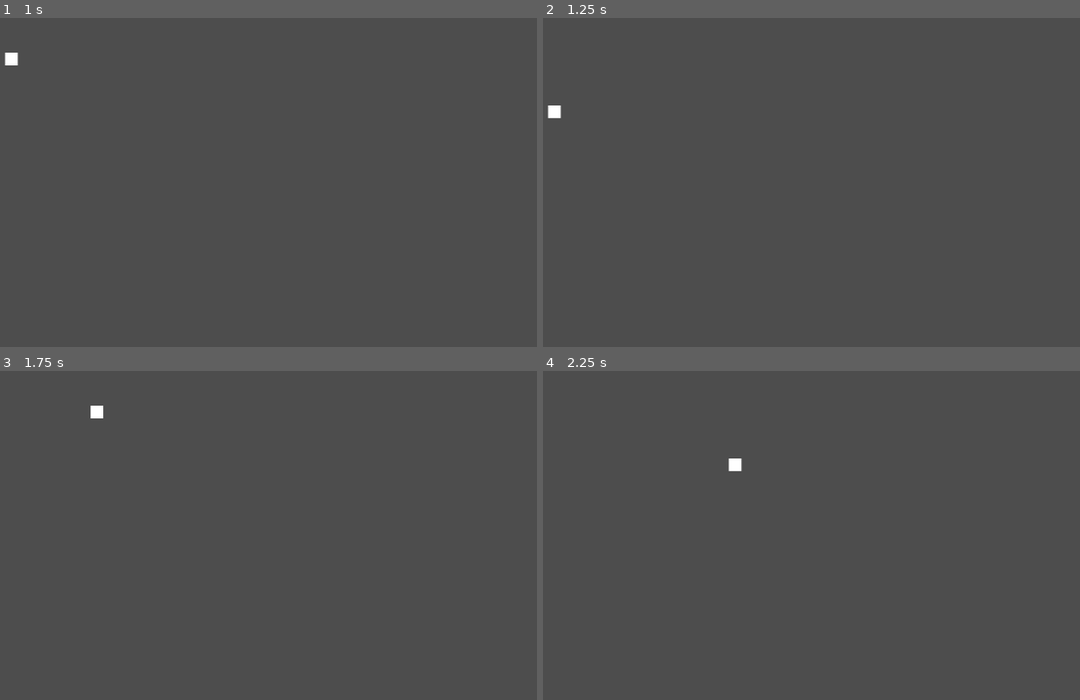
Above: before the commit, frames 1-4 (two rows, left to right).
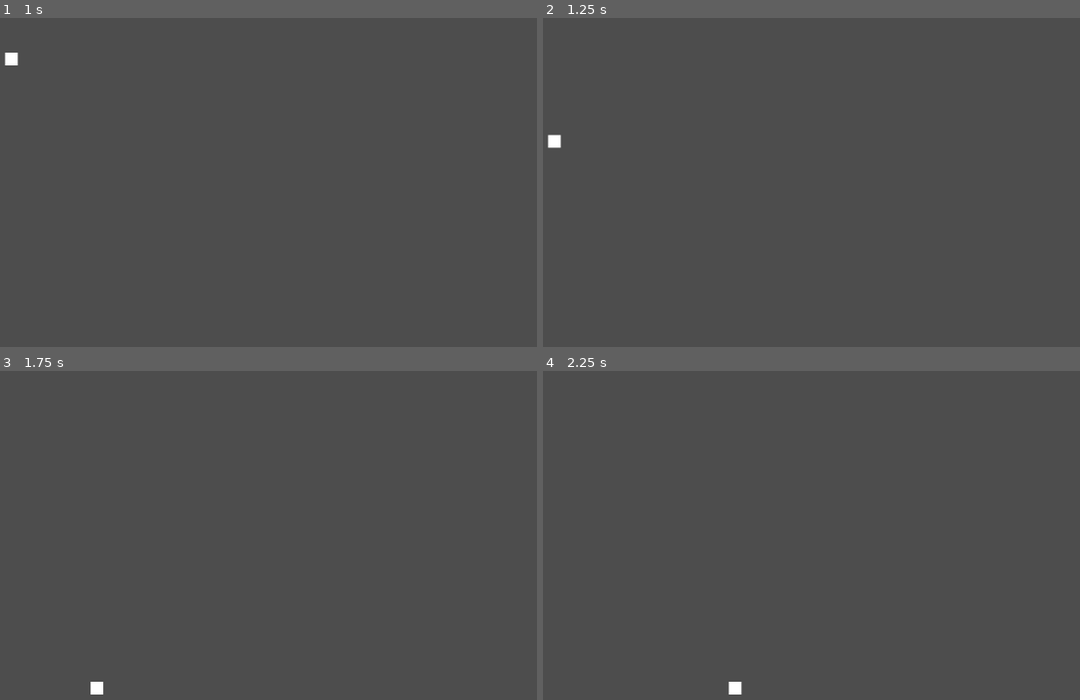
Above: after the commit, the same moments.

Repository: Yeshey/J-M
Game: Godot game, scene res://in_game_ui.tscn
Two runs of this game, one before a commit and one after it. Both use one fixed random seed, a clock stepped at 60 frames per second and the inputs below.
Inputs (mouse positions are in pixels of both pictures, inside the frame that each line leads up to):
- Up to frame 1 (1 s): click (365, 212) at 0.5 s
- Up to frame 2 (1.25 s): no input
- Up to frame 3 (1.75 s): tap Enter (ui_accept) at 1.25, 1.52 s; hold Right (ui_right) from 1.28 s (still down)
- Up to frame 4 (2.25 s): keep holding Right (ui_right)

Frame 1 is identical in both runs. In frame 2, 0.2% of the frame differs, in the area x 0-4%, y 26-40%; in frame 3, 0.2%; in frame 4, 0.2%.

Commit message:
down with the ground

Diff:
--- a/level_1.tscn
+++ b/level_1.tscn
@@ -11,7 +11,7 @@
 [node name="StaticBody2D" type="StaticBody2D" parent="." unique_id=1027119357]
 
 [node name="CollisionShape2D" type="CollisionShape2D" parent="StaticBody2D" unique_id=1535765867]
-position = Vector2(33, 158)
+position = Vector2(21, 511)
 shape = SubResource("WorldBoundaryShape2D_ilcil")
 
 [node name="Player - CharacterBody2D" type="CharacterBody2D" parent="." unique_id=40078481]
